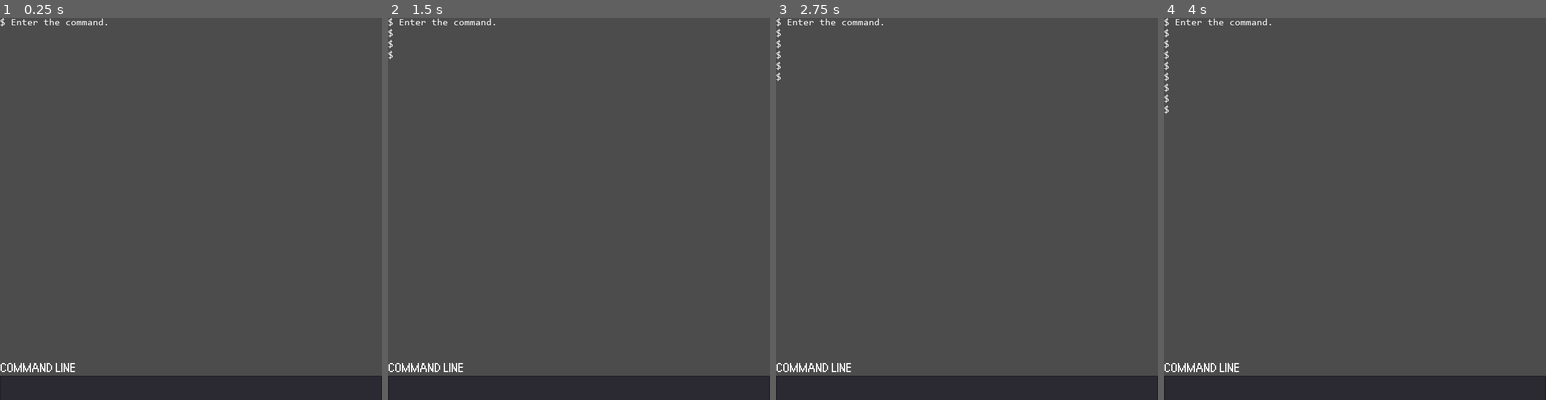
Above: before the commit, frames 1-4 (left to right).
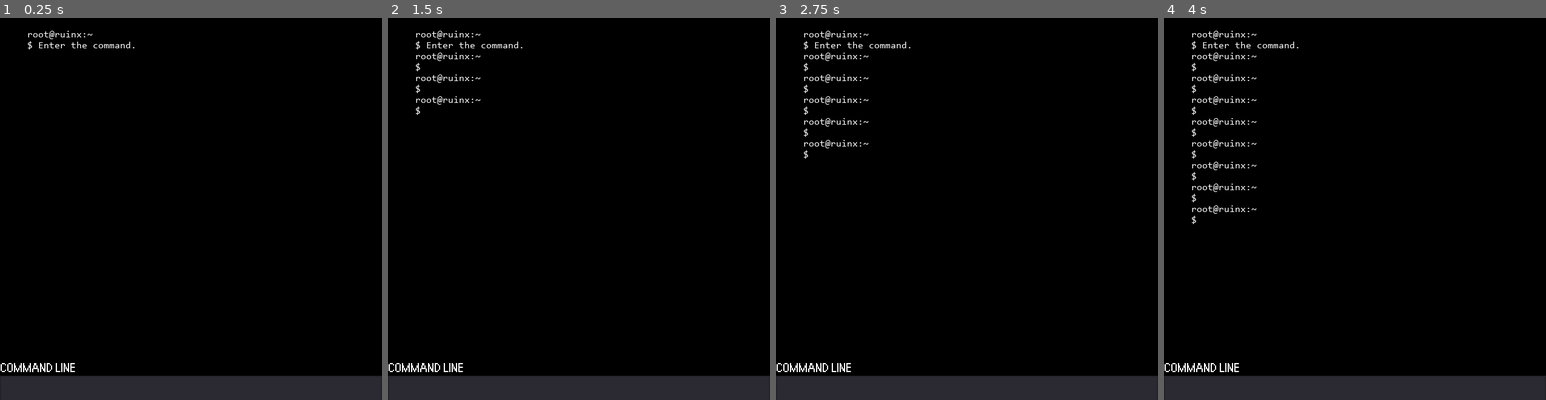
Above: after the commit, the same moments.

Repository: Raccoon-JS/EvilChild
Game: Godot game, scene res://scenes/terminal.tscn
The game is run twice, just before and just after one commit, with the same random seed, the same clock (stepped at 60 frames per second) and the same inputs. The project has no main scene, so this scene is started directly.
Inputs:
- Up to frame 1 (0.25 s): no input
- Up to frame 2 (1.5 s): tap Enter (enter) at 0.5, 1.35 s; hold Enter (enter) 0.53-1.28 s; tap Space at 1.25 s
- Up to frame 3 (2.75 s): tap Enter (enter) at 2 s; hold Enter (enter) from 2.03 s (still down)
- Up to frame 4 (4 s): tap Space at 2.75 s; release Enter (enter) at 2.78 s; tap Enter (enter) at 2.85, 3.5 s; hold Enter (enter) from 3.53 s (still down)

The runs differ from the first frame. In frame 1, 93% of the frame differs, in the area x 0-100%, y 0-94%; in frame 2, 93%; in frame 3, 93%; in frame 4, 93%.

Commit message:
expanded terminal system

Diff:
--- a/game/scenes/terminal.tscn
+++ b/game/scenes/terminal.tscn
@@ -24,9 +24,16 @@
 [node name="terminal" type="Node"]
 script = ExtResource( 1 )
 
-[node name="intro" type="RichTextLabel" parent="."]
+[node name="screen" type="ColorRect" parent="."]
 margin_right = 630.0
-margin_bottom = 570.0
+margin_bottom = 590.0
+color = Color( 0, 0, 0, 1 )
+
+[node name="intro" type="RichTextLabel" parent="screen"]
+margin_left = 45.0
+margin_top = 20.0
+margin_right = 585.0
+margin_bottom = 560.0
 size_flags_vertical = 3
 custom_fonts/mono_font = SubResource( 1 )
 custom_fonts/normal_font = SubResource( 2 )
@@ -49,9 +56,10 @@
 grow_vertical = 2
 custom_fonts/font = SubResource( 4 )
 custom_colors/font_color = Color( 1, 1, 1, 1 )
+custom_colors/background_color = Color( 0, 0, 0, 1 )
 custom_constants/line_spacing = 1
 custom_constants/completion_lines = 1
-custom_constants/completion_max_width = 160
+custom_constants/completion_max_width = 80
 custom_constants/completion_scroll_width = 1
 wrap_enabled = true
 caret_block_mode = true
--- a/game/scripts/terminal.gd
+++ b/game/scripts/terminal.gd
@@ -3,14 +3,14 @@
 var command = ""
 
 func _ready():
-	$intro.add_text("$ Enter the command.\n")
+	$screen/intro.add_text("root@ruinx:~" + '\n' + "$ Enter the command.\n")
 	pass # Replace with function body.
 
 func _input(event):
 	if event.is_action_pressed("enter"):
 		command = $command_line.text
 		if command != "clear":
-			$intro.add_text("$ " + command + '\n')
+			$screen/intro.add_text("root@ruinx:~" + '\n' + "$ " + command + '\n')
 	if event.is_action_released("enter"):
 		$command_line.text = ""
 	pass
@@ -20,5 +20,6 @@
 		if command == "quit":
 			get_tree().quit()
 		if command == "clear":
-			$intro.clear()
+			$screen/intro.clear()
+			$screen/intro.add_text("root@ruinx:~" + '\n' + "$ clear\n")
 	pass
